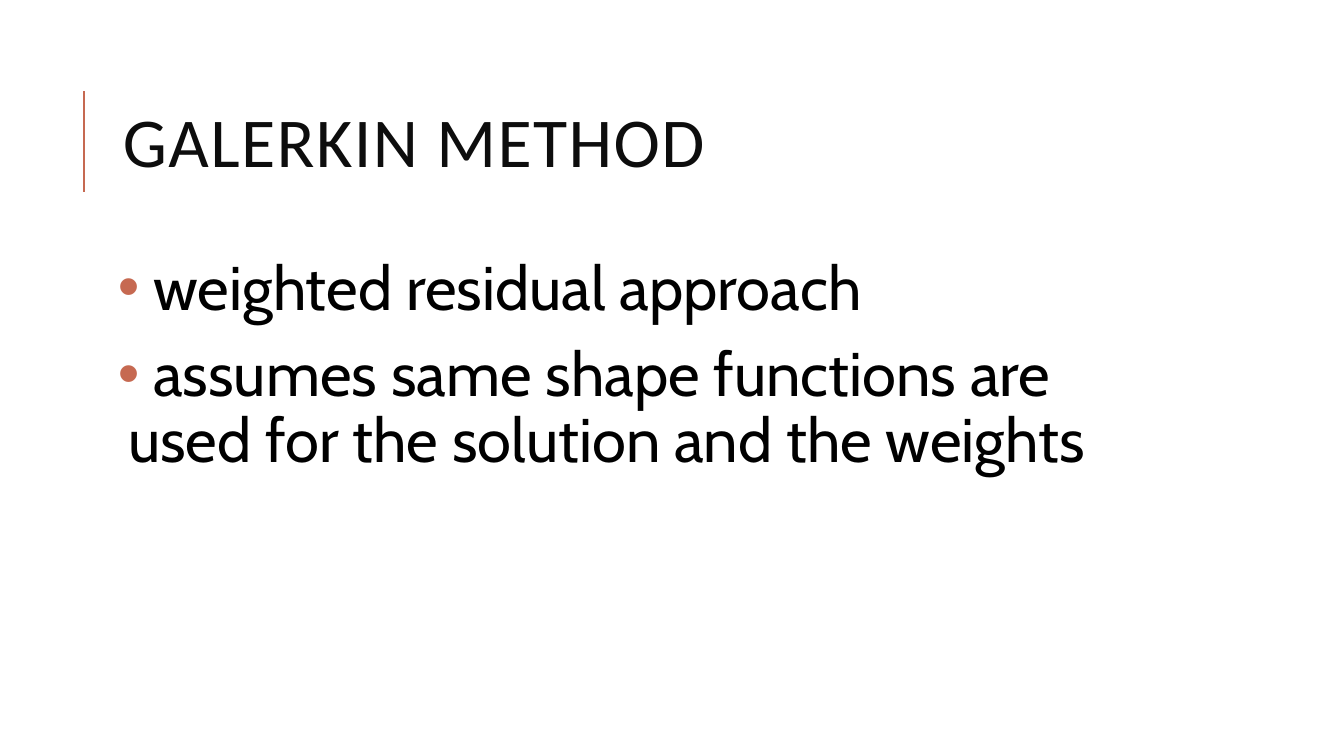
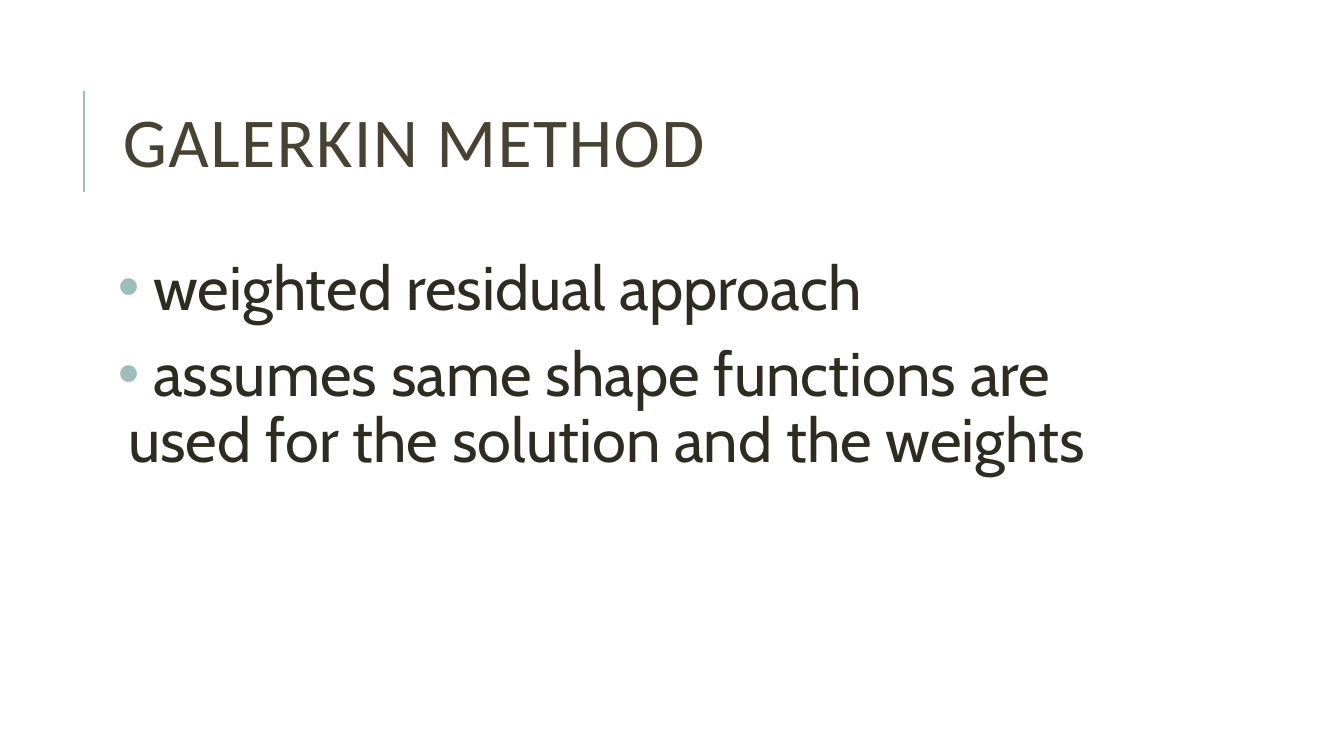
Before and after one commit to mblai35/Phase-FieldModelingFEM, a slide deck: slide 5 of PFMFEM.pptx. Drawn at 1344x756 pixels with LibreOffice and Linux fonts; fonts in the diff are those of the drawing. Boxes give left, top, right and bottom in pixels: in the first picture for what was removed or moved away, otherwise in the second. Text is boxed around its words. In the diff, an @@ line names an element or a change of style, - is before the commit and + after.

Commit message:
updated design

```diff
--- a/PFMFEM.pptx
+++ b/PFMFEM.pptx
@@ title "GALERKIN METHOD" at (x1=123, y1=121, x2=704, y2=168): text colour #0D0D0D to #474233 @@
@@ line (84, 192) - (84, 91): stroke #C66951 1.5 pt to #9CBEBD 1.5 pt @@
@@ text "weighted residual approach" at (x1=128, y1=263, x2=1085, y2=476): text colour #000000 to #2E2B21; bullet colour #C66951 to #9CBEBD @@
```
Also in this commit, not shown: 4 other slides changed.
